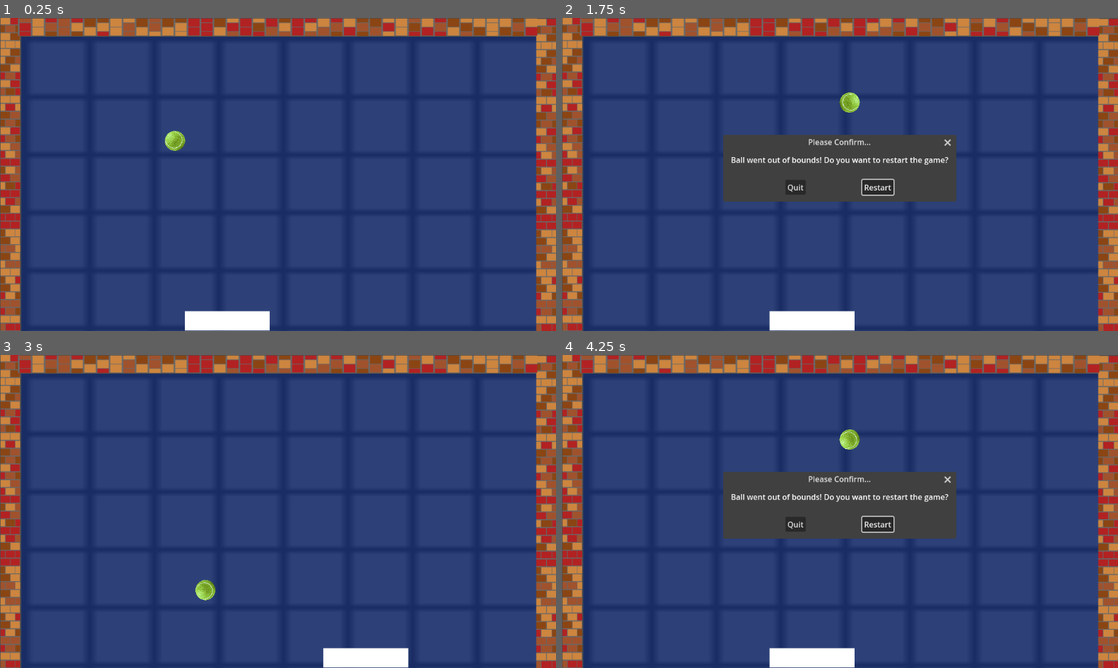
Above: before the commit, frames 1-4 (two rows, left to right).
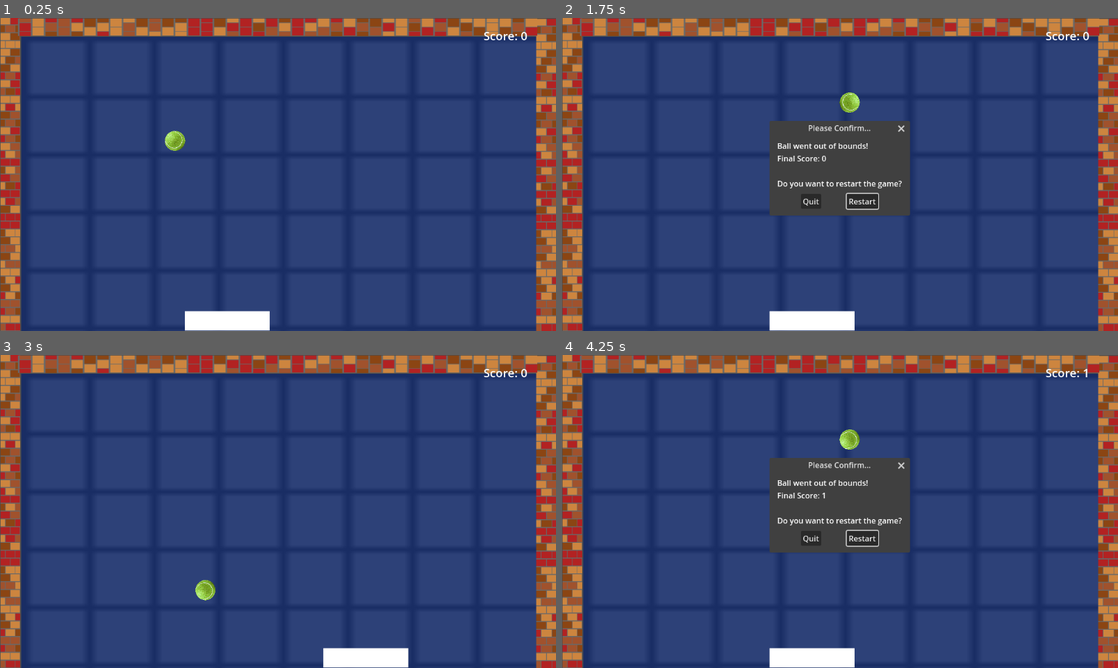
Above: after the commit, the same moments.

Repository: Parasaran-Python/cricket
Game: Godot game, scene res://node_2d.tscn
The game is run twice, just before and just after one commit, with the same random seed, the same clock (stepped at 60 frames per second) and the same inputs.
Inputs (mouse positions are in pixels of both pictures, inside the frame that each line leads up to):
- Up to frame 1 (0.25 s): no input
- Up to frame 2 (1.75 s): move the mouse to (962, 158) at 0.52 s; hold Right (ui_right) 0.53-1.25 s; click (962, 158) at 0.67 s; drag from (728, 190) to (812, 237) at 1.27 s
- Up to frame 3 (3 s): click "Restart" at 2 s; move the mouse to (333, 442) at 2.77 s; hold Right (ui_right) from 2.78 s (still down)
- Up to frame 4 (4.25 s): release Right (ui_right) at 3.5 s; drag from (812, 574) to (673, 464) at 3.52 s

The runs differ from the first frame. In frame 1, less than 0.1% of the frame differs, in the area x 87-95%, y 4-8%; in frame 2, 6.8%, in the area x 29-95%, y 4-64%; in frame 3, less than 0.1%; in frame 4, 6.8%.

Commit message:
Displaying score

Diff:
--- a/main.gd
+++ b/main.gd
@@ -5,16 +5,27 @@
 var dialog_shown = false
 var screen_size
 var restart_dialog
+var score = 0
+var score_label
 
 # Called when the node enters the scene tree for the first time.
 func _ready():
 	ball_node = $Ball
 	screen_size = get_viewport().get_visible_rect().size
 
+	# Create and setup score label
+	score_label = Label.new()
+	score_label.name = "ScoreLabel"
+	score_label.text = "Score: 0"
+	score_label.add_theme_font_size_override("font_size", 24)
+	score_label.position = Vector2(screen_size.x - 150, 20)  # Top right position
+	score_label.z_index = 100  # Make sure it's on top
+	add_child(score_label)
+
 	# Create and setup restart dialog
 	restart_dialog = ConfirmationDialog.new()
 	restart_dialog.name = "RestartDialog"
-	restart_dialog.dialog_text = "Ball went out of bounds! Do you want to restart the game?"
+	restart_dialog.dialog_text = "Ball went out of bounds!\nScore: 0\n\nDo you want to restart the game?"
 	restart_dialog.get_ok_button().text = "Restart"
 	restart_dialog.get_cancel_button().text = "Quit"
 	restart_dialog.process_mode = Node.PROCESS_MODE_WHEN_PAUSED  # Allow dialog to work when paused
@@ -39,6 +50,7 @@
 
 func _show_restart_dialog():
 	dialog_shown = true
+	restart_dialog.dialog_text = "Ball went out of bounds!\nFinal Score: " + str(score) + "\n\nDo you want to restart the game?"
 	restart_dialog.popup_centered()
 	# Pause the game
 	get_tree().paused = true
@@ -54,6 +66,10 @@
 	get_tree().quit()
 
 func _restart_game():
+	# Reset score
+	score = 0
+	_update_score_display()
+
 	# Properly reset the RigidBody2D
 	ball_node.freeze = true  # Freeze physics temporarily
 	ball_node.linear_velocity = Vector2.ZERO
@@ -68,6 +84,9 @@
 	ball_node.constant_force = Vector2.ZERO
 	ball_node.constant_torque = 0.0
 
+func _update_score_display():
+	score_label.text = "Score: " + str(score)
+
 # Function to play ball hitting sound
 func _play_ball_hitting_sound():
 	var audio_stream_player = $BallHit
@@ -77,4 +96,9 @@
 	audio_stream_player.play()
 
 func _ball_hit(body):
+	# Check if the ball hit the bat (white bat)
+	if body.name == "Bat":
+		score += 1
+		_update_score_display()
+
 	_play_ball_hitting_sound()
